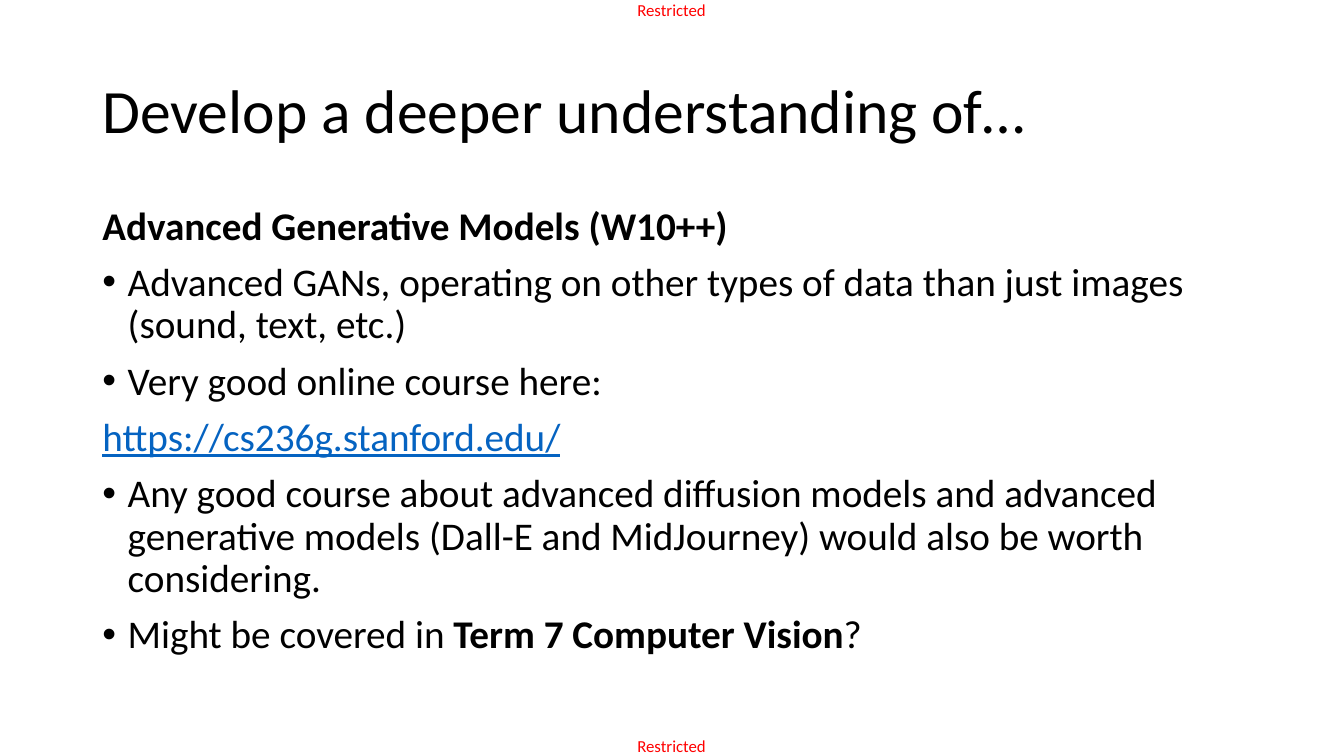
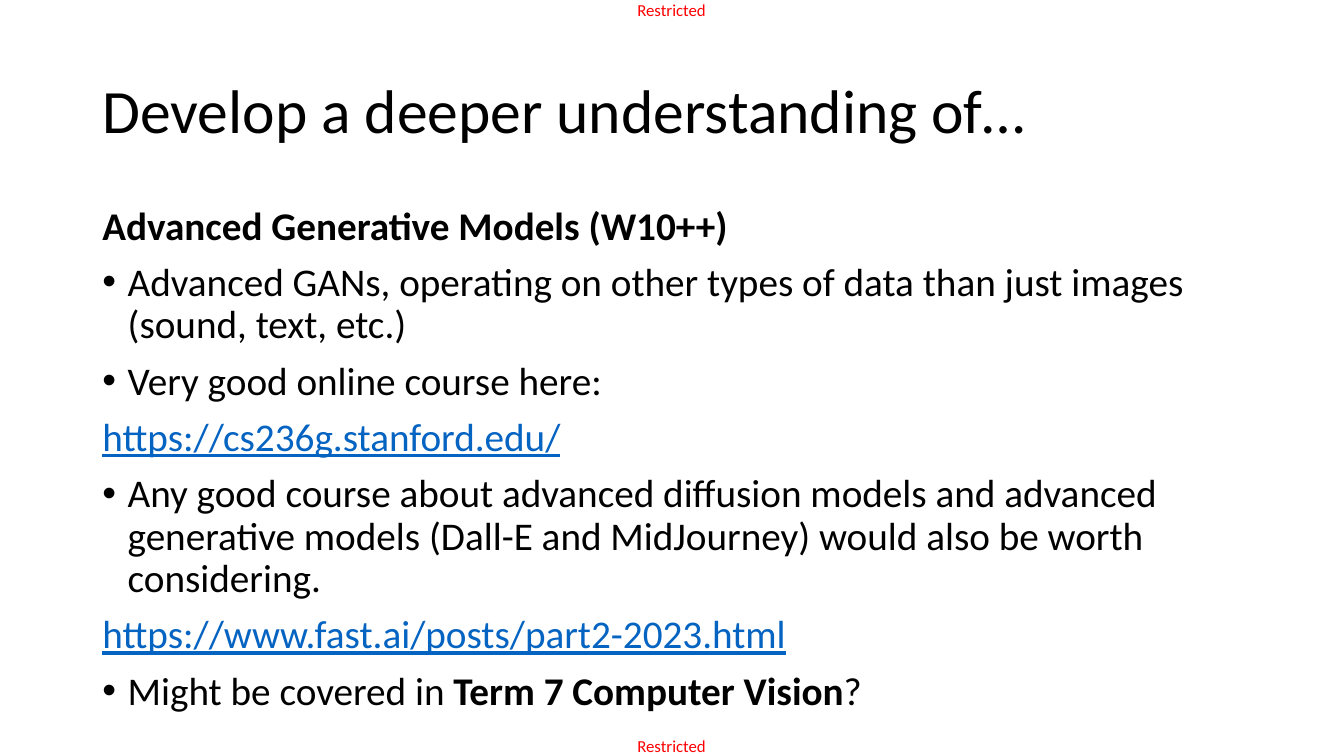
Before and after one commit to matthieudemari/SUTD_DL_50_039, a slide deck: slide 10 of W12/3. W12S3 final/W12S3.pptx. Drawn at 1344x756 pixels with LibreOffice and Linux fonts; fonts in the diff are those of the drawing. Boxes give left, top, right and bottom in pixels: in the first picture for what was removed or moved away, otherwise in the second. Text is boxed around its words. In the diff, an @@ line names an element or a change of style, - is before the commit and + after.

```diff
--- a/W12/3. W12S3 final/W12S3.pptx
+++ b/W12/3. W12S3 final/W12S3.pptx
@@ text at [102,620,785,655]: paragraph added @@
+https://www.fast.ai/posts/part2-2023.html
```
Also in this commit, not shown: 12 other slides changed, 3 slides added, 6 other files.
